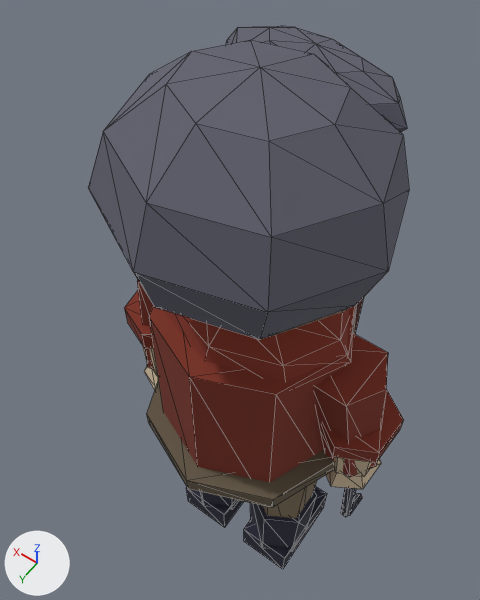
Two versions of the glTF model assets/models/characters/jory.glb, one commit apart.
The view is the same before and after, from a 50 mm camera at (-0.486, 0.737, 2.387) aimed at (0.123, -0.115, 1.048). The axes (+X, +Y, +Z) are drawn at lower left. The lights are the same throughout. The first picture is the older version. Mesh edges are drawn as thin lines. Where no turn or scale is listed for an object, it has been applied to the vertices. Vertices at exactly the same position are counted once.

Names of what the first picture shows: 'ArmL', 'ArmR', 'Head', 'LegL', 'LegR', 'Torso'.
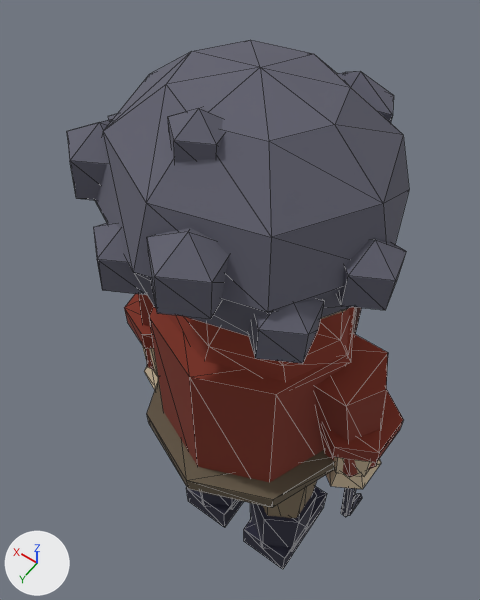
Location of each change, (x1, y1, x2, y2) in pixels of the pictures (480 x 600 px; the box of a moved part takes in the faces that stretch with it):
'Head', reshaped (7% wider): before (88, 26, 409, 340); after (67, 40, 409, 364)
part 1 of me_jory_head, added: after (67, 119, 112, 200)
part 2 of me_jory_head, added: after (93, 223, 147, 295)
part 3 of me_jory_head, added: after (147, 228, 229, 319)
part 4 of me_jory_head, added: after (248, 299, 324, 364)
part 5 of me_jory_head, added: after (337, 239, 406, 310)
part 6 of me_jory_head, added: after (168, 107, 224, 162)
part 7 of me_jory_head, moved or reshaped: before (226, 26, 407, 132); after (337, 71, 394, 123)

The change, as a diff of the scene's bpy script:
```diff
--- a/assets/models/characters/jory.glb.py
+++ b/assets/models/characters/jory.glb.py
@@ me_jory_head @@
 # used by ob_head; location = (0.0, 0.0, 1.3)
-me_jory_head.from_pydata(...)  # 147 vertices, 270 faces; spans x -0.28..0.285, y -0.311..0.295, z -0.028..0.523
+me_jory_head.from_pydata(...)  # 213 vertices, 370 faces; spans x -0.307..0.324, y -0.284..0.331, z -0.028..0.526
+# me_jory_head part 1: a new loose piece, an icosphere of 20 faces spanning x 0.147..0.275, y 0.097..0.227, z 0.268..0.424, in mat_ink_l30 (dark grey #5f5f6d)
+# me_jory_head part 2: a new loose piece, an icosphere of 20 faces spanning x 0.032..0.152, y 0.189..0.311, z 0.195..0.341, in mat_ink_l30 (dark grey #5f5f6d)
+# me_jory_head part 3: a new loose piece, an icosphere of 20 faces spanning x -0.116..0.013, y 0.201..0.331, z 0.263..0.419, in mat_ink_l30 (dark grey #5f5f6d)
+# me_jory_head part 4: a new loose piece, an icosphere of 20 faces spanning x -0.238..-0.119, y 0.137..0.26, z 0.169..0.314, in mat_ink_l30 (dark grey #5f5f6d)
+# me_jory_head part 5: a new loose piece, an icosphere of 20 faces spanning x -0.307..-0.195, y 0.019..0.132, z 0.228..0.362, in mat_ink_l30 (dark grey #5f5f6d)
+# me_jory_head part 6: a new loose piece, an icosphere of 20 faces spanning x -0.034..0.06, y 0.099..0.195, z 0.412..0.526, in mat_ink_l30 (dark grey #5f5f6d)
+# me_jory_head part 7: 42 vertices removed from x -0.176..0.237, y -0.311..-0.104, z 0.299..0.444; 24 vertices added at x -0.154..0.148, y -0.244..-0.136, z 0.263..0.44
+# other edits to the shape of me_jory_head do not show in these pictures
 me_jory_head.materials.append(mat_driftwood_l15)
```
